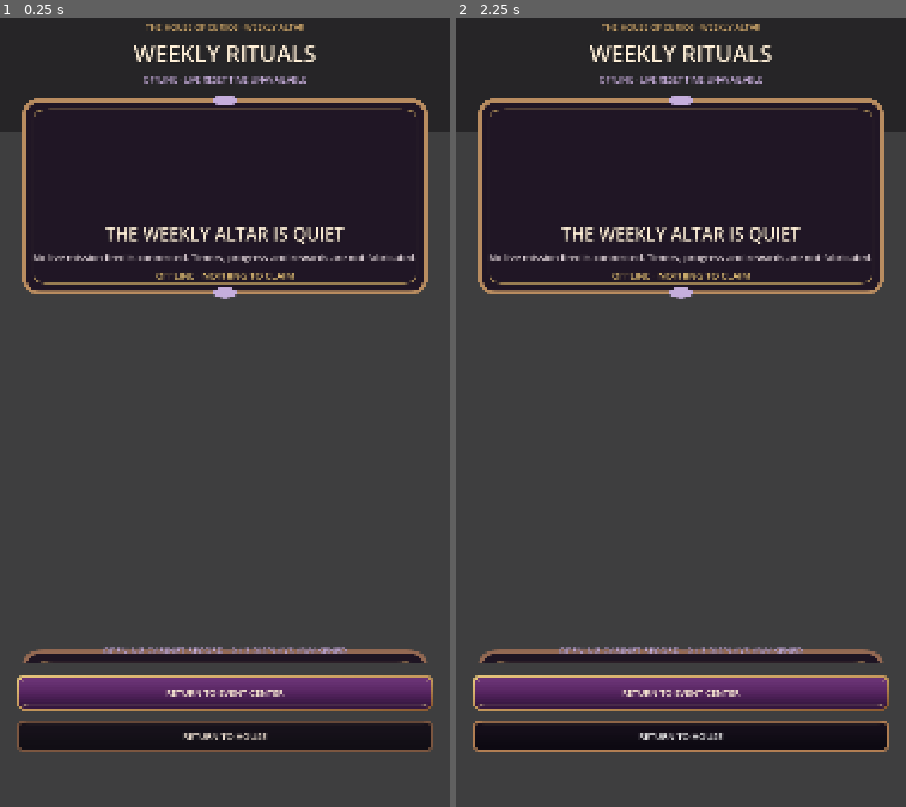
Above: before the commit, frames 1-2 (left to right).
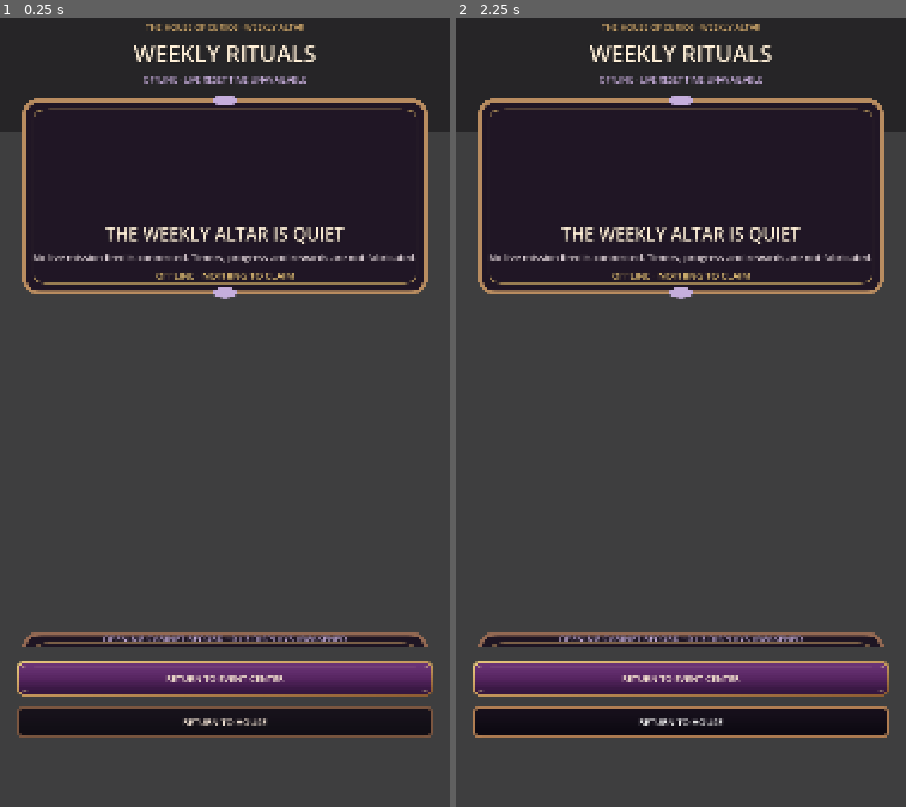
Above: after the commit, the same moments.

Repository: Jay-prodesign/akilta-match3
Game: Godot game, scene res://src/ui/missions/weekly_missions_screen.tscn
Two runs of this game, one before a commit and one after it. Both use one fixed random seed, a clock stepped at 60 frames per second and the inputs below. This scene is started directly instead of the project's main scene.
Inputs (mouse positions are in pixels of both pictures, inside the frame that each line leads up to):
- Up to frame 1 (0.25 s): no input
- Up to frame 2 (2.25 s): tap Enter at 0.5 s; move the mouse to (780, 365) at 0.52 s; click (780, 365) at 0.67 s; click "RETURN TO EVENT CENTER" at 1.25 s; click "RETURN TO HOUSE" at 2 s

The runs differ from the first frame. In frame 1, 12% of the frame differs, in the area x 3-97%, y 77-94%; in frame 2, 12%.

Commit message:
Refine Weekly Rituals footer balance

Diff:
--- a/src/ui/missions/weekly_missions_screen.gd
+++ b/src/ui/missions/weekly_missions_screen.gd
@@ -62,7 +62,7 @@
 		"sealed_offline_art": String(reward_art.get_meta("asset_path", "")).contains("_sealed_"),
 		"production_return_actions": return_events.get_theme_stylebox("normal") is StyleBoxTexture and return_house.get_theme …(249 unchanged characters)…
 		"compact_offline_copy": availability != null and not availability.visible,
-		"intentional_world_stage": ($MissionLayout/StageSpacer as Control) != null and ($MissionLayout/StageSpacer as Control).size_flags_vertical == Control.SIZE_EXPAND_FILL and ($MissionLayout as VBoxContainer).offset_bottom <= -120.0,
+		"intentional_world_stage": ($MissionLayout/StageSpacer as Control) != null and ($MissionLayout/StageSpacer as Control).size_flags_vertical == Control.SIZE_EXPAND_FILL and ($MissionLayout as VBoxContainer).offset_bottom <= -150.0,
 		"asset_backed_opening_record": opening_record != null and opening_record.get_theme_stylebox("normal") is StyleBoxTexture and String(opening_record.get_meta("production_chrome_kind", "")) == "compact_weekly_record",
 		"primary_cta_rounding": return_events.get_theme_stylebox("normal") != null,
 
--- a/src/ui/missions/weekly_missions_screen.tscn
+++ b/src/ui/missions/weekly_missions_screen.tscn
@@ -90,7 +90,7 @@
 offset_left = 34.0
 offset_top = 34.0
 offset_right = -34.0
-offset_bottom = -126.0
+offset_bottom = -160.0
 grow_horizontal = 2
 grow_vertical = 2
 theme_override_constants/separation = 12
@@ -191,7 +191,7 @@
 mouse_filter = 2
 
 [node name="MissionOpeningRecord" type="Label" parent="MissionLayout"]
-custom_minimum_size = Vector2(0, 62)
+custom_minimum_size = Vector2(0, 72)
 layout_mode = 2
 theme_override_colors/font_color = Color(0.82, 0.72, 0.90, 1)
 theme_override_colors/font_outline_color = Color(0.02, 0.014, 0.028, 0.92)
@@ -199,6 +199,7 @@
 theme_override_font_sizes/font_size = 22
 text = "OPENING CABINET RECORD · 0 / 3 DISPLAYS AWAKENED"
 horizontal_alignment = 1
+vertical_alignment = 1
 autowrap_mode = 2
 
 [node name="ReturnToEvents" type="Button" parent="MissionLayout"]
--- a/tests/unit/test_weekly_missions_screen.gd
+++ b/tests/unit/test_weekly_missions_screen.gd
@@ -41,7 +41,7 @@
 	_expect(availability != null and availability.text.contains("ONLY WHEN A MISSION FEED IS CONNECTED") and not availability.visible, "Weekly Rituals must retain live-feed truth without duplicating it visually")
 	_expect(art != null and art.texture != null and art.custom_minimum_size.x >= 320.0 and String(art.get_meta("asset_path", "")).contains("_sealed_"), "Weekly altar must retain a hero-scale sealed raster Curio")
 	_expect(record != null and record.text.contains("3 / 3 DISPLAYS AWAKENED"), "Weekly Rituals must reflect opening cabinet record")
-	_expect(record != null and record.custom_minimum_size.y >= 60.0 and record.get_theme_stylebox("normal") is StyleBoxTexture, "Weekly Rituals opening record must read as a compact anchored status plate")
+	_expect(record != null and record.custom_minimum_size.y >= 70.0 and record.get_theme_stylebox("normal") is StyleBoxTexture and record.vertical_alignment == VERTICAL_ALIGNMENT_CENTER, "Weekly Rituals opening record must read as a centered compact anchored status plate"
 	var stage_spacer := screen.get_node_or_null("MissionLayout/StageSpacer") as Control
 	var events_return := screen.get_node_or_null("MissionLayout/ReturnToEvents") as Button
 	_expect(stage_spacer != null and stage_spacer.size_flags_vertical == Control.SIZE_EXPAND_FILL, "Weekly Rituals must own an authored world-stage spacer")
